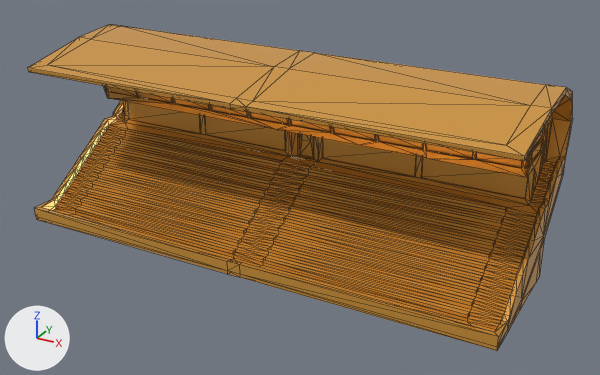
Renders of the glTF model public/models/tribune-streight.glb from each side of a commit.
Before and after are seen from a 50 mm lens placed at (22.8, -38.8, 23.2), pointed at (1.2, 0.5, 3.5). The lights are fixed; the arrows at lower left show +X, +Y and +Z. Mesh edges are drawn as thin lines. Where no turn or scale is listed for an object, it has been applied to the vertices.

Names of what the first picture shows: 'tribune-streight'.
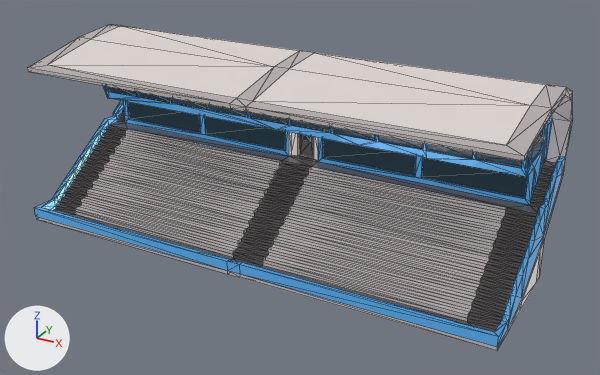
Changed parts and their boxes (x1, y1, x2, y2) in the pictures (600 x 375 px):
```json
{"object": "tribune-streight", "change": "recoloured", "before": [27, 24, 573, 351], "after": [27, 24, 573, 351], "on screen": "orange to white"}
```

Edits to the scene script, one JSON object a line:
```json
{"op": "add", "block": "img_base", "code": ["img_base = load_image('base', '_unpacked/base', 1024, 1024, 'sRGB')"]}
{"op": "add", "block": "mat_lowpoly_colors_001", "code": ["mat_lowpoly_colors_001 = bpy.data.materials.new('LOWPOLY-COLORS.001')", "# uses the picture img_base"]}
{"block": "me_tribune_streight", "where": "me_tribune_streight.from_pydata(...)  # 926 vertices, 1852 faces; spans x -15.0..15.0, y -5.0..6.6, z 0.0..10.8"}
{"op": "remove", "block": "me_tribune_streight", "code": "me_tribune_streight.materials.append(mat_lowpoly_colors)"}
{"op": "add", "block": "me_tribune_streight", "code": "me_tribune_streight.materials.append(mat_lowpoly_colors_001)"}
```
